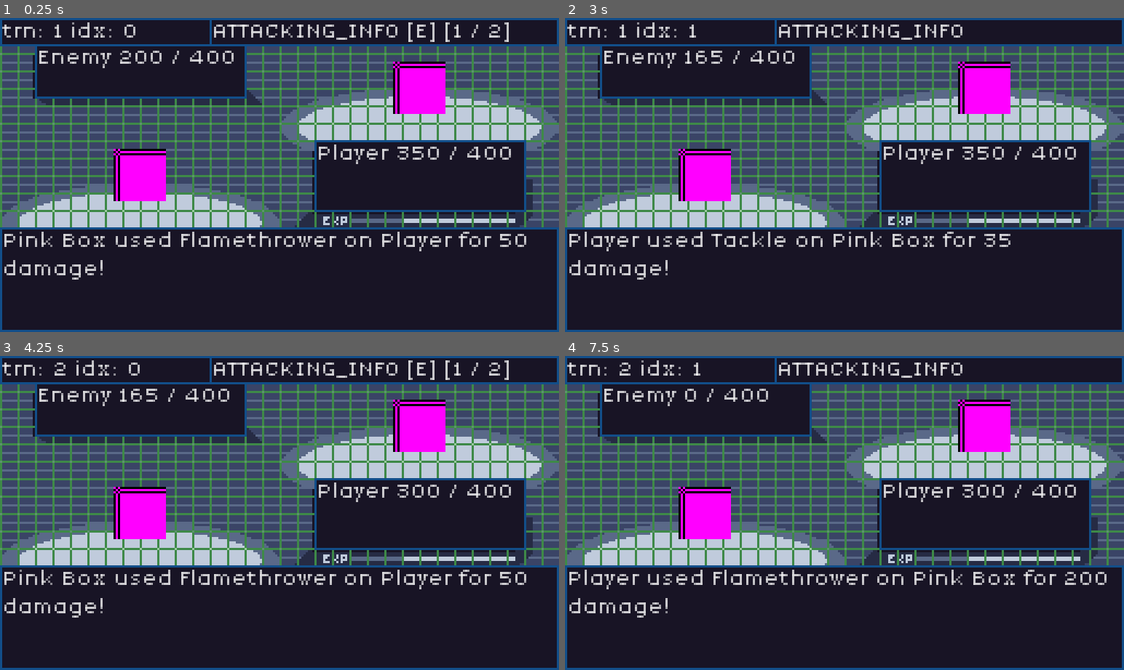
Above: before the commit, frames 1-4 (two rows, left to right).
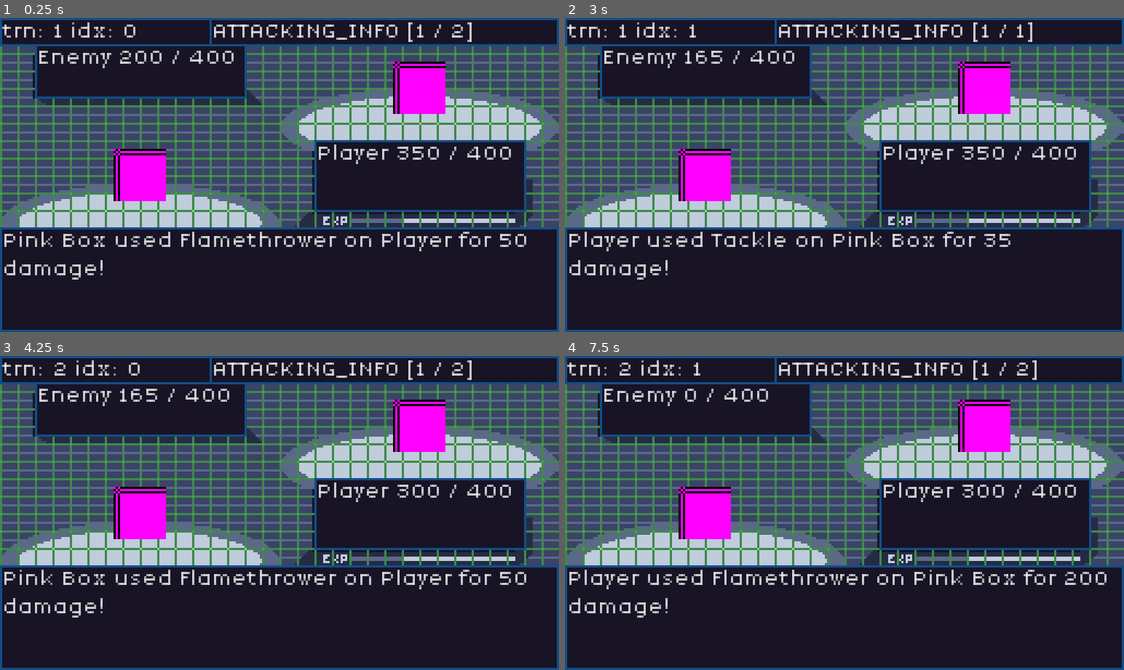
Above: after the commit, the same moments.

Repository: JakeTaussig/rpg-rougelike
Game: Godot game, scene res://scenes/battle.tscn
The game is run twice, just before and just after one commit, with the same random seed, the same clock (stepped at 60 frames per second) and the same inputs.
Inputs (mouse positions are in pixels of both pictures, inside the frame that each line leads up to):
- Up to frame 1 (0.25 s): no input
- Up to frame 2 (3 s): click "Continue" at 0.5 s; click "Continue" at 1.25 s; click "Attack" at 2 s; click "Tackle" at 2.75 s
- Up to frame 3 (4.25 s): click "Continue" at 3.5 s
- Up to frame 4 (7.5 s): tap Enter at 4.25 s; move the mouse to (967, 497) at 4.27 s; tap Space at 5 s; move the mouse to (732, 528) at 5.02 s; click "Item" at 5.75 s; click "Attack" at 6.5 s; click "Flamethrower" at 7.25 s

The runs differ from the first frame. In frame 1, 0.3% of the frame differs, in the area x 74-92%, y 1-8%; in frame 2, 0.1%; in frame 3, 0.3%; in frame 4, 0.1%.

Commit message:
minor adjustments
- rename  `battle.BattleState` enum to `battle.State`
- set UI at start of `enter` method for each state

Diff:
--- a/scripts/battle.gd
+++ b/scripts/battle.gd
@@ -9,7 +9,7 @@
 var states: Dictionary = {}
 var current_state: BaseState
 
-enum BattleState {
+enum State {
 	ATTACKING_INFO,
 	INCREMENT_TURN,
 	SELECTING_ACTION,
@@ -25,9 +25,9 @@
 	randomize()
 	_init_states()
 	_init_battle_participants()
+	render_hp()
 
-	transition_state_to(BattleState.ATTACKING_INFO, [""]) # Start in AttackingInfo to render HP
-	transition_state_to(BattleState.INCREMENT_TURN)
+	transition_state_to(State.INCREMENT_TURN)
 
 func _init_states():
 	# Initialize all states
@@ -52,8 +52,8 @@
 		return randf() < 0.5  # More readable than randi() % 2
 	return a.speed > b.speed
 
-func transition_state_to(state: BattleState, messages: Array = []):
-	var state_name = BattleState.keys()[state]
+func transition_state_to(state: State, messages: Array = []):
+	var state_name = State.keys()[state]
 	if not states.has(state_name):
 		push_error("Invalid state: " + state_name)
 		return
@@ -67,6 +67,10 @@
 	current_state = states[state_name]
 	current_state.enter(messages)
 
+func render_hp() -> void:
+	%EnemyPanel.text = "Enemy " + str(%Enemy.hp) + " / " + str(%Enemy.max_hp)
+	%PlayerPanel.text = "Player " + str(%Player.hp) + " / " + str(%Player.max_hp)
+
 func _on_continue_button_pressed() -> void:
 	current_state.handle_continue()
 
--- a/scripts/states/AttackState.gd
+++ b/scripts/states/AttackState.gd
@@ -6,6 +6,12 @@
 var move_index: int
 
 func enter(params: Array = []):
+	# params[0] should be a dictionary in the form:
+	# {
+	#  "attacker": %Player,
+	#  "move_index": index,
+	#  "target": battle.enemy
+	# }
 	var attack_params = params[0] as Dictionary
 	attacker = attack_params.attacker
 	move_index = attack_params.move_index
@@ -17,7 +23,7 @@
 	var messages = _generate_attack_messages(attacker, target, used_move, results)
 
 	# Transition to AttackingInfoState to show results
-	battle.transition_state_to(battle.BattleState.ATTACKING_INFO, messages)
+	battle.transition_state_to(battle.State.ATTACKING_INFO, messages)
 
 func _generate_attack_messages(attacker, target, used_move, results) -> Array:
 	var messages = []
--- a/scripts/states/AttackingInfoState.gd
+++ b/scripts/states/AttackingInfoState.gd
@@ -5,37 +5,31 @@
 var message_index: int = 0
 
 func enter(_messages: Array = []):
-	_render_hp()
+	battle.render_hp()
 	%BattleStatus.visible = true
+	%ContinueButton.visible = true
 	%ContinueButton.grab_focus()
 
 	messages = _messages
 	message_index = 0
-	%BattleStatus.text = messages[message_index]
-	print("\tmessage:\t\t%s" % messages[message_index])
-	_update_state_display()
+	_update_message()
 
 func exit():
 	%BattleStatus.visible = false
+	%ContinueButton.visible = false
 
 
 func handle_continue():
 	message_index += 1
 	if message_index < messages.size():
-		%BattleStatus.text = messages[message_index]
-		print("\tmessage:\t\t%s" % messages[message_index])
-		_update_state_display()
+		_update_message()
 	else:
-		battle.transition_state_to(battle.BattleState.INCREMENT_TURN)
+		battle.transition_state_to(battle.State.INCREMENT_TURN)
+
+func _update_message():
+	%BattleStatus.text = messages[message_index]
+	print("\tmessage:\t\t%s" % messages[message_index])
+	_update_state_display()
 
 func _update_state_display():
-	var attacker_string = "E"
-	if battle.get_current_attacker() == %Player:
-		return "P"
-
-	%StateDisplay.text = "%s [%s] [%d / %d]" % [name, attacker_string, message_index+1, messages.size()]
-
-
-func _render_hp() -> void:
-	%EnemyPanel.text = "Enemy " + str(%Enemy.hp) + " / " + str(%Enemy.max_hp)
-	%PlayerPanel.text = "Player " + str(%Player.hp) + " / " + str(%Player.max_hp)
+	%StateDisplay.text = "%s [%d / %d]" % [name, message_index+1, messages.size()]
--- a/scripts/states/EnemyAttackState.gd
+++ b/scripts/states/EnemyAttackState.gd
@@ -5,11 +5,11 @@
 	var enemyMoveIdx = enemy.select_move()
 	if enemyMoveIdx != -1:
 		battle.transition_state_to(
-			battle.BattleState.ATTACK,
+			battle.State.ATTACK,
 			[{
 				"attacker": enemy,
 				"move_index": enemyMoveIdx,
 				"target": %Player
 			}])
 	else:
-		battle.transition_state_to(battle.BattleState.ATTACKING_INFO, ["%s can't attack" % enemy.character_name])
+		battle.transition_state_to(battle.State.ATTACKING_INFO, ["%s can't attack" % enemy.character_name])
--- a/scripts/states/IncrementTurnState.gd
+++ b/scripts/states/IncrementTurnState.gd
@@ -4,8 +4,7 @@
 
 func enter(_messages: Array = []):
 	if _is_battle_over():
-
-		battle.transition_state_to(Battle.BattleState.GAME_END)
+		battle.transition_state_to(Battle.State.GAME_END)
 		return
 
 	battle.turn_order_index = (battle.turn_order_index + 1) % battle.battle_participants.size()
@@ -16,9 +15,9 @@
 	%TurnDisplay.text = "trn: %s idx: %s" % [battle.turn, battle.turn_order_index]
 
 	if battle.battle_participants[battle.turn_order_index].is_player:
-		battle.transition_state_to(battle.BattleState.SELECTING_ACTION)
+		battle.transition_state_to(battle.State.SELECTING_ACTION)
 	else:
-		battle.transition_state_to(battle.BattleState.ENEMY_ATTACK)
+		battle.transition_state_to(battle.State.ENEMY_ATTACK)
 
 func _is_battle_over() -> bool:
 	return battle.enemy.hp <= 0 || battle.get_node("%Player").hp <= 0
--- a/scripts/states/SelectingActionState.gd
+++ b/scripts/states/SelectingActionState.gd
@@ -2,16 +2,17 @@
 
 func enter(messages: Array = []):
 	%PlayerPrompt.visible = true
+	%Action.visible = true
+	%Action.get_child(0).grab_focus()
+
 	if messages.size() == 0:
 		%PlayerPrompt.text = "What will %s do?" % %Player.character_name
 	else:
 		%PlayerPrompt.text = messages[0]
-	%Action.visible = true
-	%Action.get_child(0).grab_focus()
 
 func exit():
 	%PlayerPrompt.visible = false
 	%Action.visible = false
 
 func _on_attack_pressed() -> void:
-	battle.transition_state_to(battle.BattleState.SELECTING_ATTACK)
+	battle.transition_state_to(battle.State.SELECTING_ATTACK)
--- a/scripts/states/SelectingAttackState.gd
+++ b/scripts/states/SelectingAttackState.gd
@@ -3,16 +3,12 @@
 var last_focused_move_index: int = 0
 
 func _ready() -> void:
-	# initialize move names and connect PP info display
-	for i in %Player.moves.size():
-		%MovesMenu.get_child(i).text = %Player.moves[i].move_name
-		%MovesMenu.get_child(i).focus_entered.connect(func(): _display_pp_info(i))
-		%MovesMenu.get_child(i).mouse_entered.connect(%MovesMenu.get_child(i).grab_focus)
+	_init_move_buttons()
 
 func enter(messages: Array = []):
-	_render_moves()
 	%Moves.visible = true
 	%MovesMenu.get_child(last_focused_move_index).grab_focus()
+	_render_moves()
 
 func exit():
 	%Moves.visible = false
@@ -30,12 +26,19 @@
 	if move.pp > 0:
 		# Updates state
 		battle.transition_state_to(
-			battle.BattleState.ATTACK,
+			battle.State.ATTACK,
 			[{
 				"attacker": %Player,
 				"move_index": index,
 				"target": battle.enemy
 			}])
+
+# initialize move names and connect PP info display
+func _init_move_buttons():
+	for i in %Player.moves.size():
+		%MovesMenu.get_child(i).text = %Player.moves[i].move_name
+		%MovesMenu.get_child(i).focus_entered.connect(func(): _display_pp_info(i))
+		%MovesMenu.get_child(i).mouse_entered.connect(%MovesMenu.get_child(i).grab_focus)
 
 # callback used when a move is focused
 # displays the PP and type of the move in $"Moves/MovesInfo"
